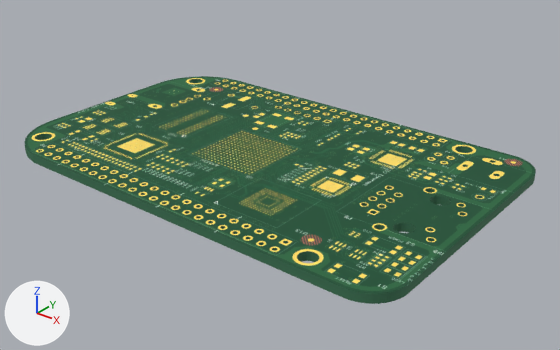
The glTF model public/prebuilt-ti-evms/beaglebone-black/full-board.glb, before and after one commit.
Both versions are drawn from a camera (50 mm lens) standing at (-332.7, -393.0, 59.5) and looking at (-413.6, -291.9, -3.2). Arrows for +X, +Y and +Z are at lower left; the lights stay in place. The picture after the commit comes second.

Script lines for the objects in view, before the commit:
```python
me_meshwithtextures0 = bpy.data.meshes.new('MeshWithTextures0')
me_meshwithtextures0.from_pydata(...)  # 5502 vertices, 10720 faces; spans x -43.2..43.2, y -27.3..27.3, z -0.8..0.8
# faces by material slot: [3089, 3089, 4542]
me_meshwithtextures0.materials.append(mat_topmaterial_1)  # picture img_image_0
me_meshwithtextures0.materials.append(mat_bottommaterial_2)  # picture img_image_1
me_meshwithtextures0.materials.append(mat_greensidematerial_3)  # dark green #386f50
ob_box0 = bpy.data.objects.new('Box0', me_meshwithtextures0)
ob_box0.location = (-417.1, -292.7, 0.0)
```
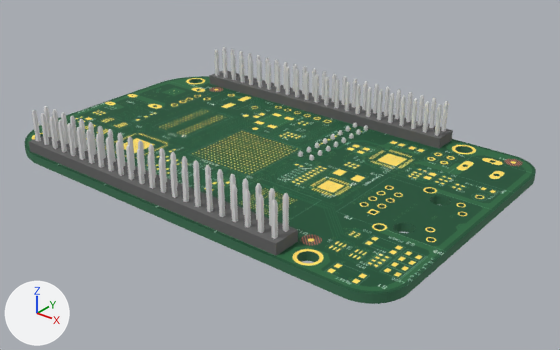
Patch to the scene script:
```diff
--- a/public/prebuilt-ti-evms/beaglebone-black/full-board.glb.py
+++ b/public/prebuilt-ti-evms/beaglebone-black/full-board.glb.py
@@ mat_obj_material_1 @@
+mat_obj_material_1 = principled_material('OBJ_Material_1')
+mat_obj_material_1.base_color = (0.753, 0.753, 0.753)  # light grey #e1e1e1
+mat_obj_material_1.metallic = 0.05
+mat_obj_material_1.roughness = 0.95
@@ mat_obj_material_0 @@
+mat_obj_material_0 = principled_material('OBJ_Material_0')
+mat_obj_material_0.base_color = (0.133, 0.133, 0.133)  # dark grey #666666
+mat_obj_material_0.metallic = 0.05
+mat_obj_material_0.roughness = 0.95
@@ me_p8 @@
+me_p8.from_pydata(...)  # 1248 vertices, 2258 faces; spans x -29.2..29.2, y -2.5..2.5, z -2.5..8.0
+# faces by material slot: [418, 1840]
+me_p8.materials.append(mat_obj_material_0)  # dark grey #666666
+me_p8.materials.append(mat_obj_material_1)  # light grey #e1e1e1
@@ me_p2 @@
+me_p2.from_pydata(...)  # 552 vertices, 988 faces; spans x -2.5..2.5, y -12.7..12.7, z -8.0..2.5
+# faces by material slot: [188, 800]
+me_p2.materials.append(mat_obj_material_0)  # dark grey #666666
+me_p2.materials.append(mat_obj_material_1)  # light grey #e1e1e1
@@ ob_p9 @@
+ob_p9 = bpy.data.objects.new('P9', me_p8)
+ob_p9.location = (-421.5, -268.5, 0.8)
@@ ob_p8 @@
+ob_p8 = bpy.data.objects.new('P8', me_p8)
+ob_p8.location = (-421.5, -316.8, 0.8)
@@ ob_p2 @@
+ob_p2 = bpy.data.objects.new('P2', me_p2)
+ob_p2.location = (-409.1, -278.4, -0.8)
```

What differs and where, as boxes [x1, y1, x2, y2] in the pictures (560 x 350 px):
'P8', added
    after: [29, 106, 298, 256]
    faces in mat_obj_material_1 (light grey #e1e1e1): [32, 106, 289, 239]
    faces in mat_obj_material_0 (dark grey #666666): [29, 136, 298, 256]
'P9', added
    after: [209, 47, 453, 148]
    faces in mat_obj_material_1 (light grey #e1e1e1): [215, 47, 448, 136]
    faces in mat_obj_material_0 (dark grey #666666): [209, 71, 453, 148]
'P2', added
    after: [298, 123, 368, 160]
